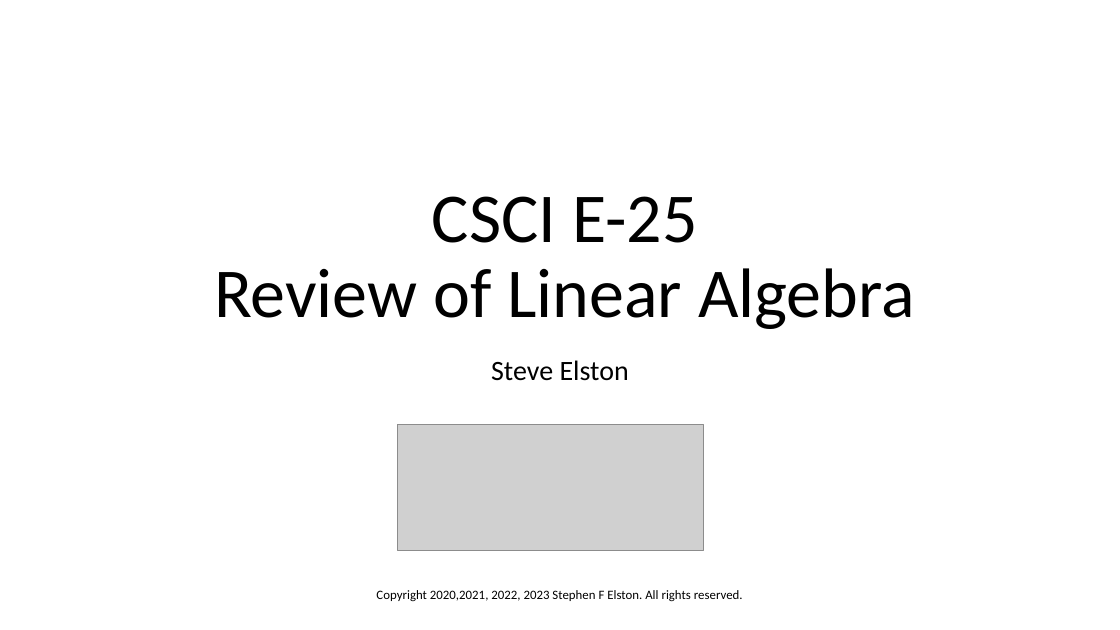
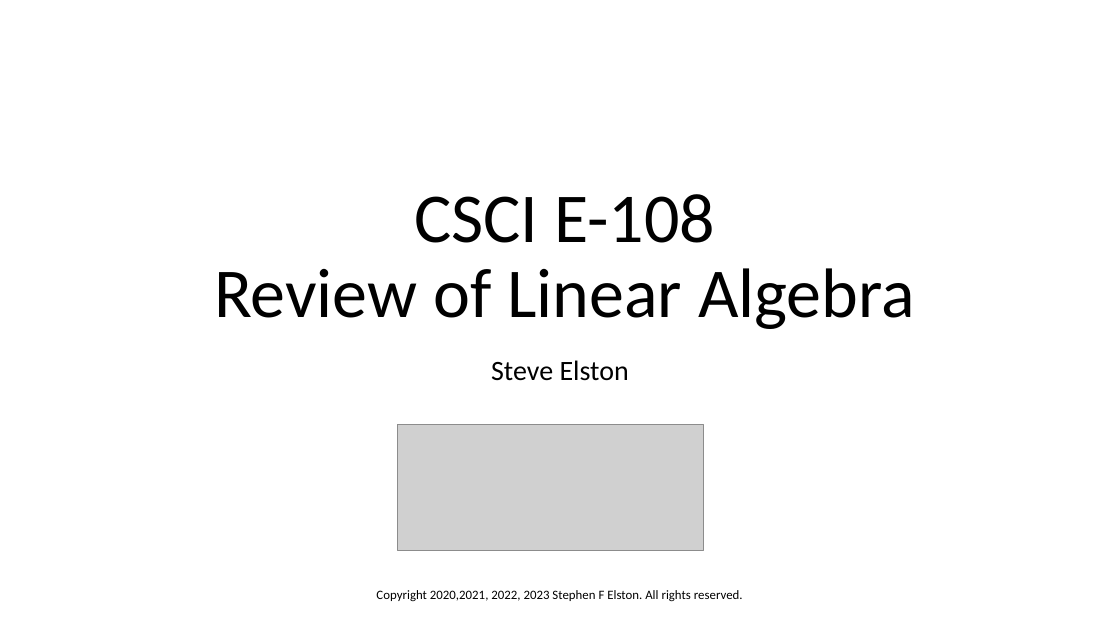
Before and after one commit to StephenElston/CSCI-E25, a slide deck: slide 1 of SuplementaryMaterial/ReviewOfLinearAlgebra.pptx. Drawn at 1120x630 pixels with LibreOffice and Linux fonts; fonts in the diff are those of the drawing; grey boxes stand for pictures. Boxes give left, top, right and bottom in pixels: in the first picture for what was removed or moved away, otherwise in the second. Text is boxed around its words. In the diff, an @@ line names an element or a change of style, - is before the commit and + after.

Commit message:
Commit of updated linear algebra review slides

```diff
--- a/SuplementaryMaterial/ReviewOfLinearAlgebra.pptx
+++ b/SuplementaryMaterial/ReviewOfLinearAlgebra.pptx
@@ title at (214,194,915,329): text changed @@
-CSCI E-25
-Review of Linear Algebra
+CSCI E-108
+Review of Linear Algebra
```
Also in this commit, not shown: 4 other slides changed, 6 slides added, 1 slide removed.
